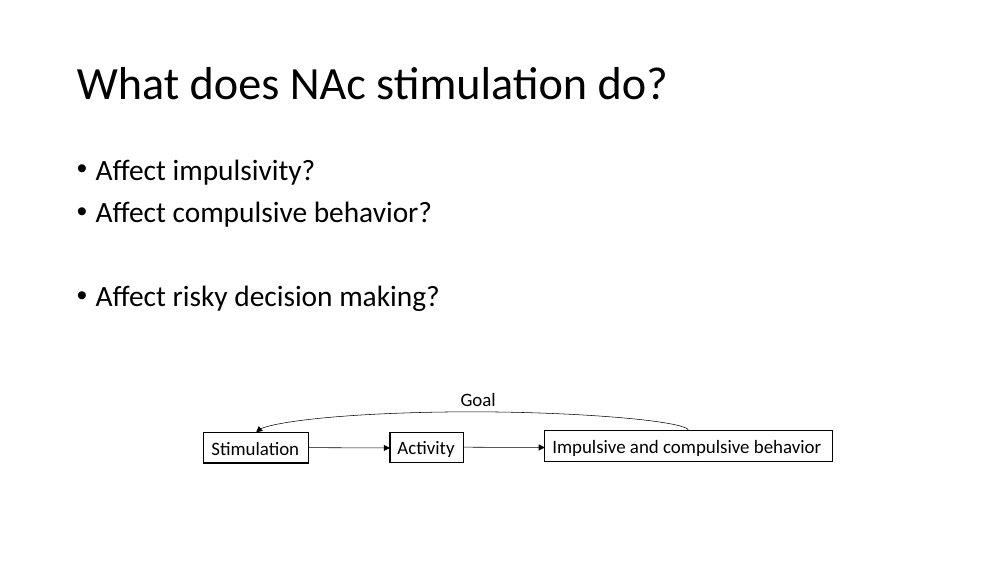
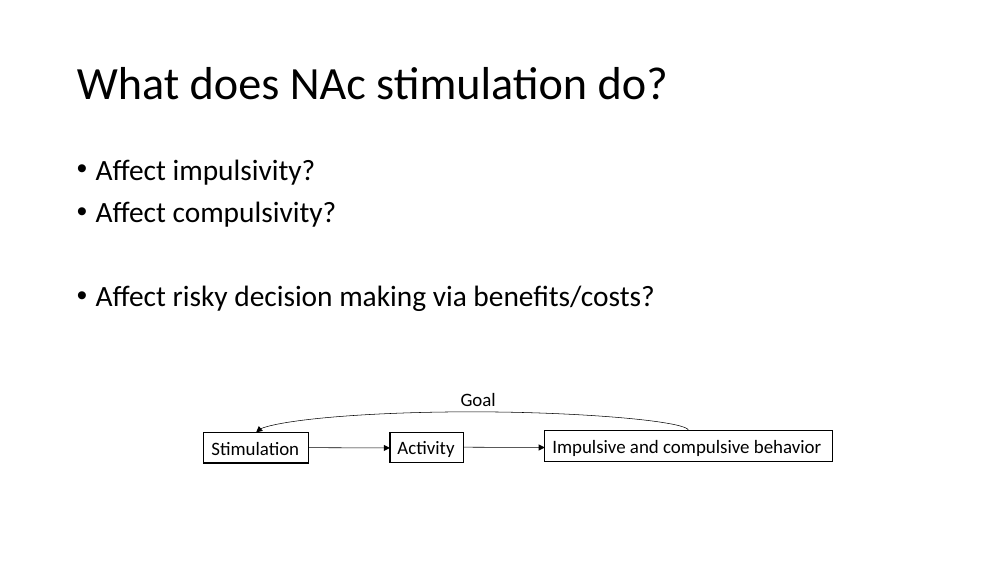
Before and after one commit to gpagnier/rampAnalysis, a slide deck: slide 14 of BortonLabMeeting12.7.pptx. Drawn at 1008x567 pixels with LibreOffice and Linux fonts; fonts in the diff are those of the drawing. Boxes give left, top, right and bottom in pixels: in the first picture for what was removed or moved away, otherwise in the second. Text is boxed around its words. In the diff, an @@ line names an element or a change of style, - is before the commit and + after.

```diff
--- a/BortonLabMeeting12.7.pptx
+++ b/BortonLabMeeting12.7.pptx
@@ text at (96, 201, 654, 311): text changed @@
-• Affect compulsive behavior?
-• Affect risky decision making?
+• Affect compulsivity?
+• Affect risky decision making via benefits/costs?
```
Also in this commit, not shown: 2 other slides changed.
